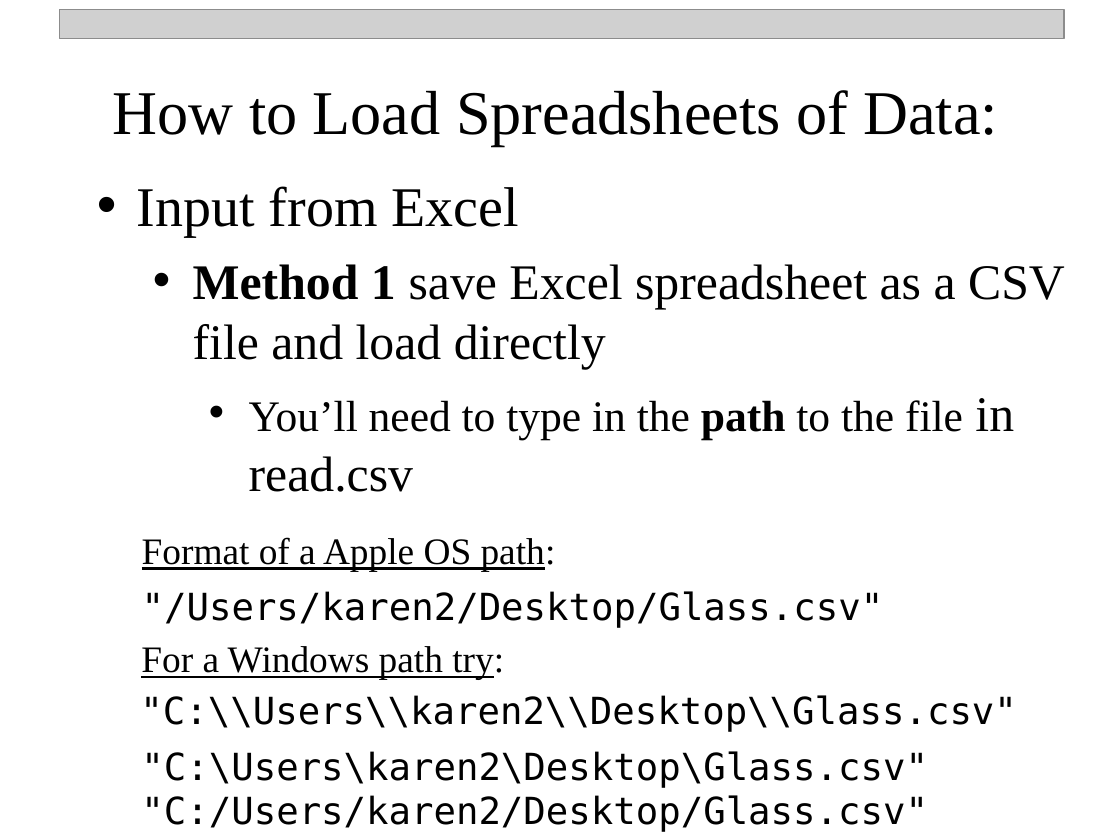
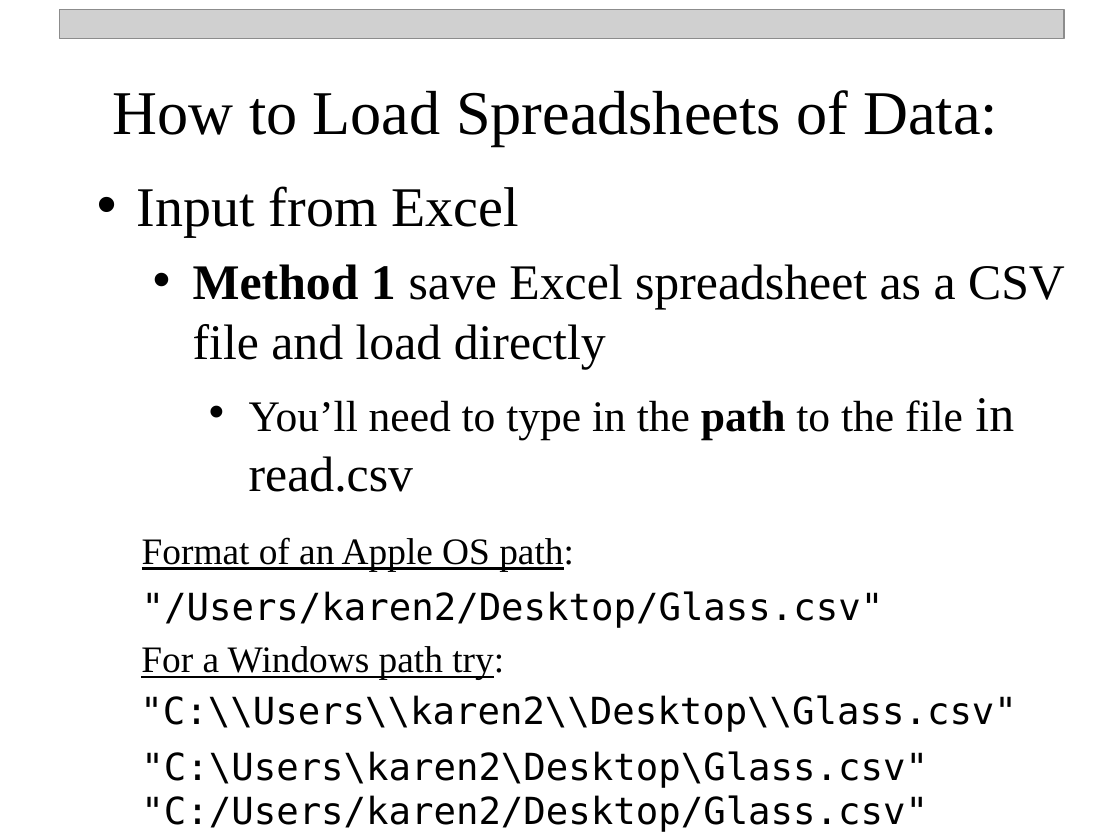
Before and after one commit to npetraco/workshop21, a slide deck: slide 12 of notes/day_1.pptx. Drawn at 1120x840 pixels with LibreOffice and Linux fonts; fonts in the diff are those of the drawing; grey boxes stand for pictures. Boxes give left, top, right and bottom in pixels: in the first picture for what was removed or moved away, otherwise in the second. Text is boxed around its words. In the diff, an @@ line names an element or a change of style, - is before the commit and + after.

```diff
--- a/notes/day_1.pptx
+++ b/notes/day_1.pptx
@@ text at box(142, 537, 574, 571): text changed @@
-Format of a Apple OS path:
+Format of an Apple OS path:
```
Also in this commit, not shown: 1 other file.
